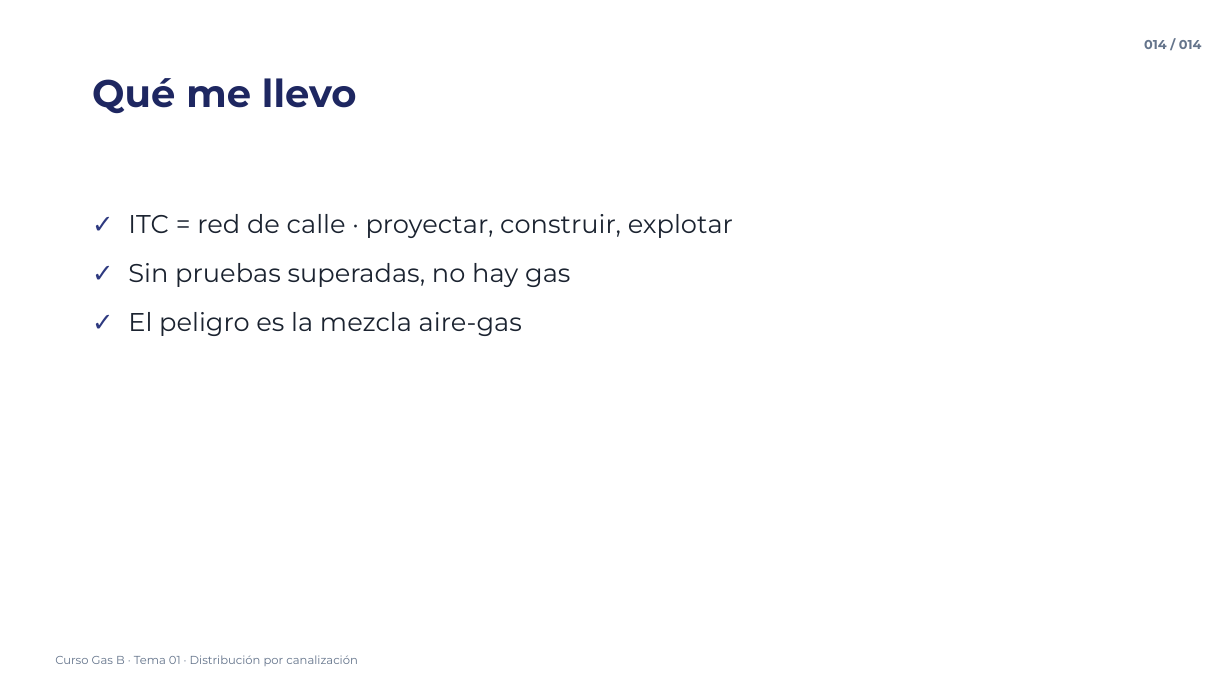
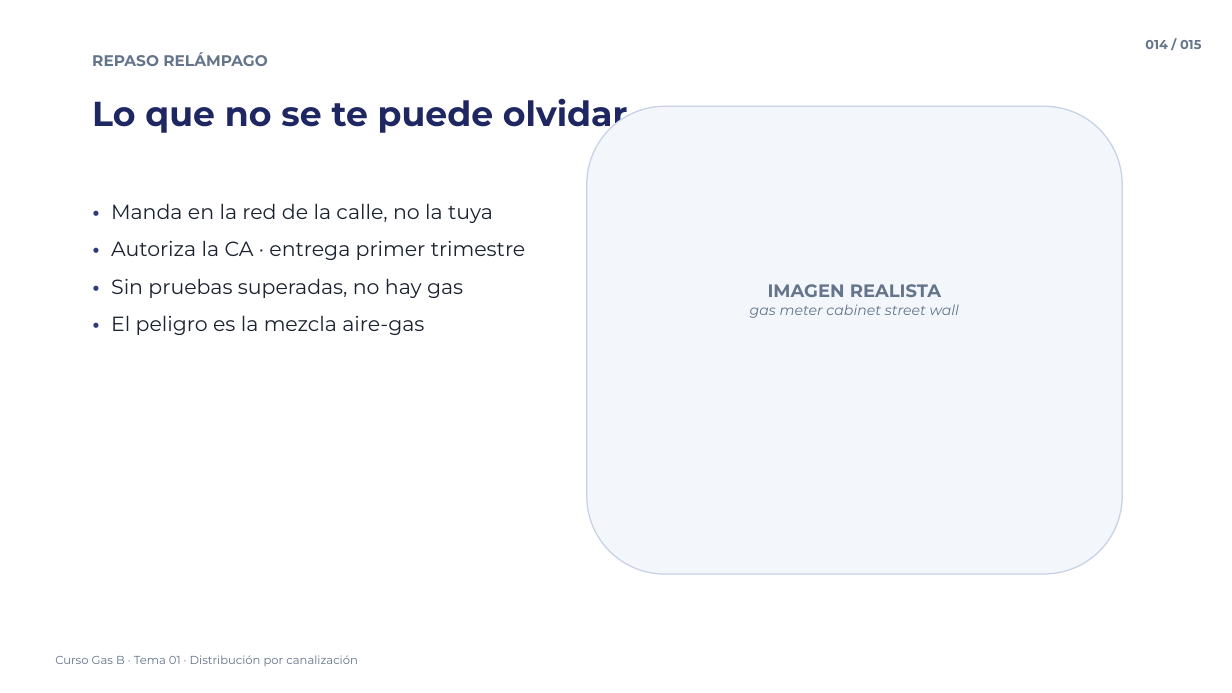
Before and after one commit to noahcuadrado-cmd/averias-frigorificas, a slide deck: slide 14 of Curso Gas B/01 - ITC-ICG 01 - Distribucion por canalizacion/01 - ITC-ICG 01 - Distribucion por canalizacion - Vídeo 1.pptx. Drawn at 1232x693 pixels with LibreOffice and Linux fonts; fonts in the diff are those of the drawing. Boxes give left, top, right and bottom in pixels: in the first picture for what was removed or moved away, otherwise in the second. Text is boxed around its words. In the diff, an @@ line names an element or a change of style, - is before the commit and + after.

```diff
--- a/Curso Gas B/01 - ITC-ICG 01 - Distribucion por canalizacion/01 - ITC-ICG 01 - Distribucion por canalizacion - Vídeo 1.pptx
+++ b/Curso Gas B/01 - ITC-ICG 01 - Distribucion por canalizacion/01 - ITC-ICG 01 - Distribucion por canalizacion - Vídeo 1.pptx
@@ text at [92, 52, 267, 66]: text changed; size 30 to 12 pt; text colour #1E2761 to #64748B @@
-Qué me llevo
+REPASO RELÁMPAGO
@@ text at [1145, 40, 1201, 49]: text changed @@
-014 / 014
+014 / 015
@@ text added at [92, 98, 628, 136], 27 pt, text #1E2761, bold @@
+Lo que no se te puede olvidar
@@ rounded rectangle added at [587, 106, 1122, 574], fill #F3F6FB, outline #C7D2E6 1 pt @@
@@ text at [111, 203, 526, 335]: text changed; size 20 to 16 pt @@
-✓ ITC = red de calle · proyectar, construir, explotar
-✓ Sin pruebas superadas, no hay gas
-✓ El peligro es la mezcla aire-gas
+• Manda en la red de la calle, no la tuya
+• Autoriza la CA · entrega primer trimestre
+• Sin pruebas superadas, no hay gas
+• El peligro es la mezcla aire-gas
@@ text added at [750, 284, 959, 318], 11 pt, text #64748B, italic @@
+IMAGEN REALISTA
+gas meter cabinet street wall
```
Also in this commit, not shown: 12 other slides changed, 1 slide added, 12 other files.
